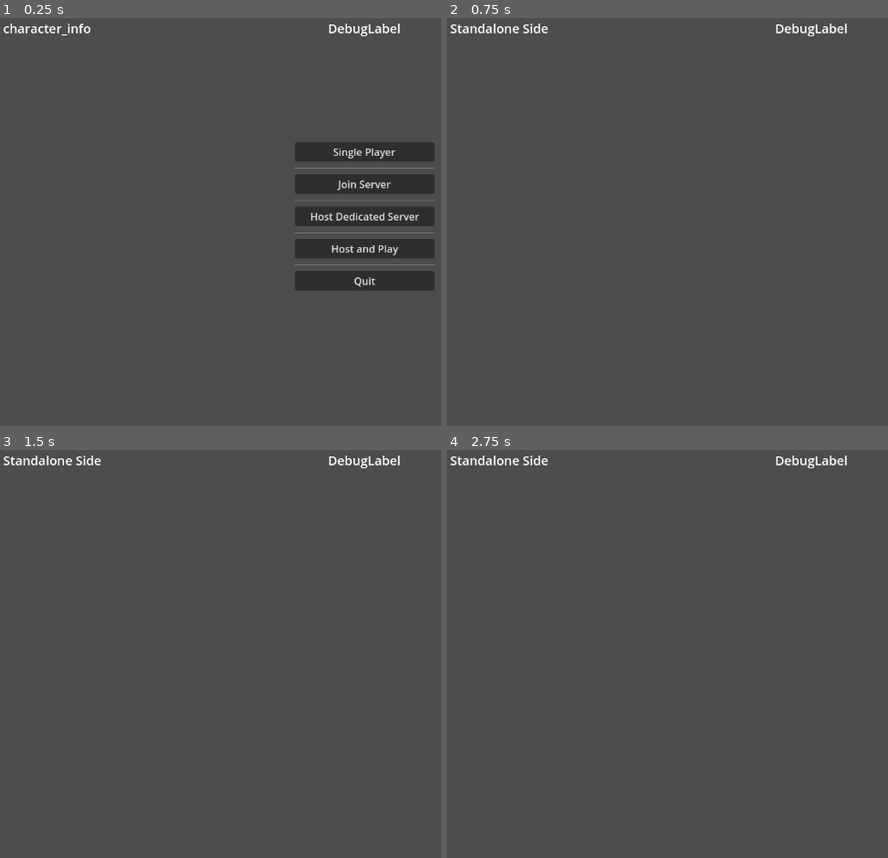
Above: before the commit, frames 1-4 (two rows, left to right).
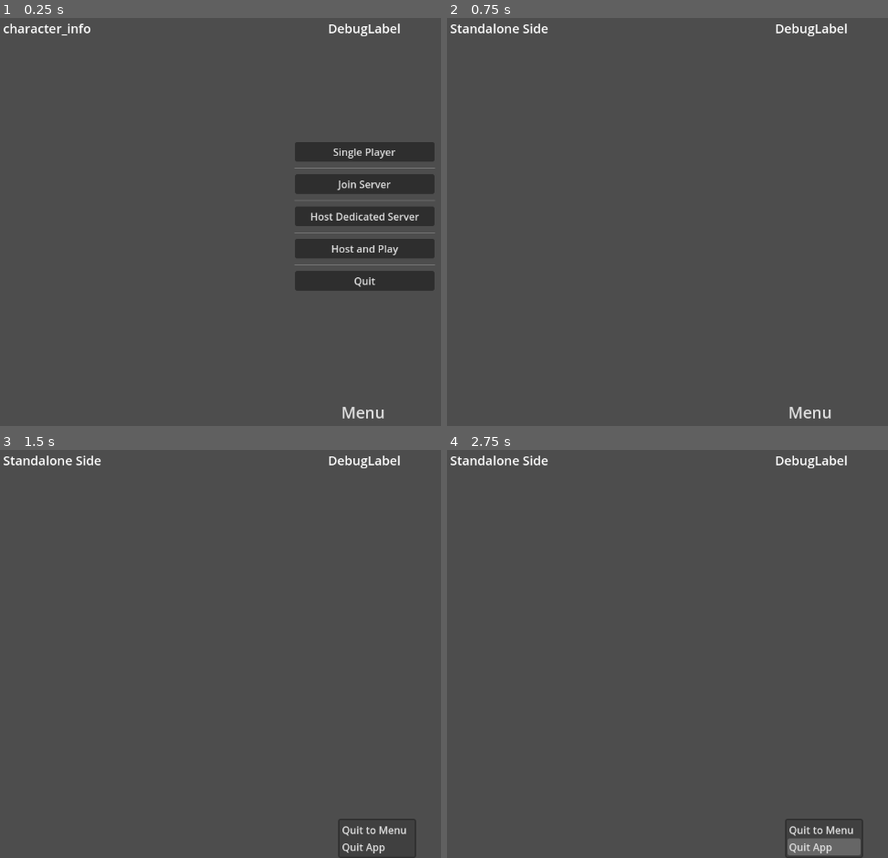
Above: after the commit, the same moments.

Repository: Fox-Alpha/Godot-4-Roguelike-Multiplayer
Game: Godot game, scene res://scenes/main.tscn
Two runs of this game, one before a commit and one after it. Both use one fixed random seed, a clock stepped at 60 frames per second and the inputs below. The engine's default icon, where the game draws it, is replaced by a stand-in: a white triangle on a blue panel in a dark square.
Inputs (mouse positions are in pixels of both pictures, inside the frame that each line leads up to):
- Up to frame 1 (0.25 s): no input
- Up to frame 2 (0.75 s): click "Single Player" at 0.5 s
- Up to frame 3 (1.5 s): click (361, 845) at 1.25 s, where only the run after the commit has a clickable "Menu"
- Up to frame 4 (2.75 s): tap Enter at 2 s; hold Up (ui_up) from 2.03 s (still down)

The runs differ from the first frame. In frame 1, 0.1% of the frame differs, in the area x 77-88%, y 95-99%; in frame 2, 0.1%; in frame 3, 0.4%; in frame 4, 0.9%, in the area x 76-95%, y 90-100%.

Commit message:
Add: Button Menu for quiting session or app

Diff:
--- a/2-prototype-projects/prot_multiplayer_gdscript_host_and_play/scenes/main.tscn
+++ b/2-prototype-projects/prot_multiplayer_gdscript_host_and_play/scenes/main.tscn
@@ -1,7 +1,8 @@
-[gd_scene load_steps=3 format=3 uid="uid://b6lgaaijpjci8"]
+[gd_scene load_steps=4 format=3 uid="uid://b6lgaaijpjci8"]
 
 [ext_resource type="Script" path="res://scripts/menu_controller.gd" id="1_n3q4e"]
 [ext_resource type="Script" path="res://scenes/debug_label.gd" id="2_74s4n"]
+[ext_resource type="PackedScene" uid="uid://c1xepr1yrah64" path="res://scenes/ui/ingame_menu.tscn" id="3_ptge3"]
 
 [node name="Main" type="Node2D"]
 script = ExtResource("1_n3q4e")
@@ -103,6 +104,20 @@
 horizontal_alignment = 1
 script = ExtResource("2_74s4n")
 
+[node name="IngameMenu" parent="CanvasLayerUI" instance=ExtResource("3_ptge3")]
+anchors_preset = 7
+anchor_left = 0.5
+anchor_top = 1.0
+anchor_right = 0.5
+offset_left = -3.5
+offset_top = -1.0
+offset_right = -2.5
+grow_vertical = 0
+
+[node name="Map" type="Node" parent="."]
+
+[node name="MapSpawner" type="MultiplayerSpawner" parent="Map"]
+
 [connection signal="pressed" from="CanvasLayerUI/ButtonGroup/VBoxContainer/ButtonSinglePlayer" to="." method="_on_menu_button_pressed" binds= [0]]
 [connection signal="pressed" from="CanvasLayerUI/ButtonGroup/VBoxContainer/ButtonJoinServer" to="." method="_on_menu_button_pressed" binds= [1]]
 [connection signal="pressed" from="CanvasLayerUI/ButtonGroup/VBoxContainer/ButtonDediServer" to="." method="_on_menu_button_pressed" binds= [2]]
--- /dev/null
+++ b/2-prototype-projects/prot_multiplayer_gdscript_host_and_play/scenes/ui/MenuButton.gd
@@ -0,0 +1,41 @@
+extends MenuButton
+
+@onready var buttons := $/root/Main/CanvasLayerUI/ButtonGroup
+
+# Called when the node enters the scene tree for the first time.
+func _ready() -> void:
+	#GetPopup().IdPressed += ExitMenuPresses;
+	get_popup().id_pressed.connect(OnExitMenuPresses)
+	pass # Replace with function body.
+
+
+# Called every frame. 'delta' is the elapsed time since the previous frame.
+#func _process(delta: float) -> void:
+	#pass
+
+
+func OnExitMenuPresses(id:int):
+	#GD.Print($"Menu {GetPopup().GetItemText((int)id)} ({id}) is pressed");
+	print("Menu %s (%s) is pressed" % [get_popup().get_item_text(id), str(id)])
+
+	var isClient = get_tree().current_scene.get_node_or_null("ClientManager")
+	var isServer = get_tree().current_scene.get_node_or_null("ServerManager")
+
+	match id:
+		0:
+			if is_instance_valid(isServer):
+				var peers = isServer.multiplayer.get_peers()
+				for peer in peers:
+					isServer.multiplayer.multiplayer_peer.disconnect_peer(peer)
+
+				isServer.multiplayer.multiplayer_peer.close()
+				isServer.queue_free()
+			if is_instance_valid(isClient):
+				isClient.multiplayer.multiplayer_peer.close()
+				isClient.queue_free()
+
+			buttons.show()
+		1:
+			get_tree().quit()
+		_:
+			pass
--- /dev/null
+++ b/2-prototype-projects/prot_multiplayer_gdscript_host_and_play/scenes/ui/ingame_menu.tscn
@@ -0,0 +1,32 @@
+[gd_scene load_steps=2 format=3 uid="uid://c1xepr1yrah64"]
+
+[ext_resource type="Script" path="res://scenes/ui/MenuButton.gd" id="1_1hdk7"]
+
+[node name="IngameMenu" type="Control"]
+layout_mode = 3
+anchors_preset = 15
+anchor_right = 1.0
+anchor_bottom = 1.0
+grow_horizontal = 2
+grow_vertical = 2
+
+[node name="MenuButton" type="MenuButton" parent="."]
+layout_mode = 1
+anchors_preset = 7
+anchor_left = 0.5
+anchor_top = 1.0
+anchor_right = 0.5
+anchor_bottom = 1.0
+offset_left = -26.5
+offset_top = -31.0
+offset_right = 26.5
+grow_horizontal = 2
+grow_vertical = 0
+theme_override_font_sizes/font_size = 25
+text = "Menu"
+item_count = 2
+popup/item_0/text = "Quit to Menu"
+popup/item_0/id = 0
+popup/item_1/text = "Quit App"
+popup/item_1/id = 1
+script = ExtResource("1_1hdk7")
